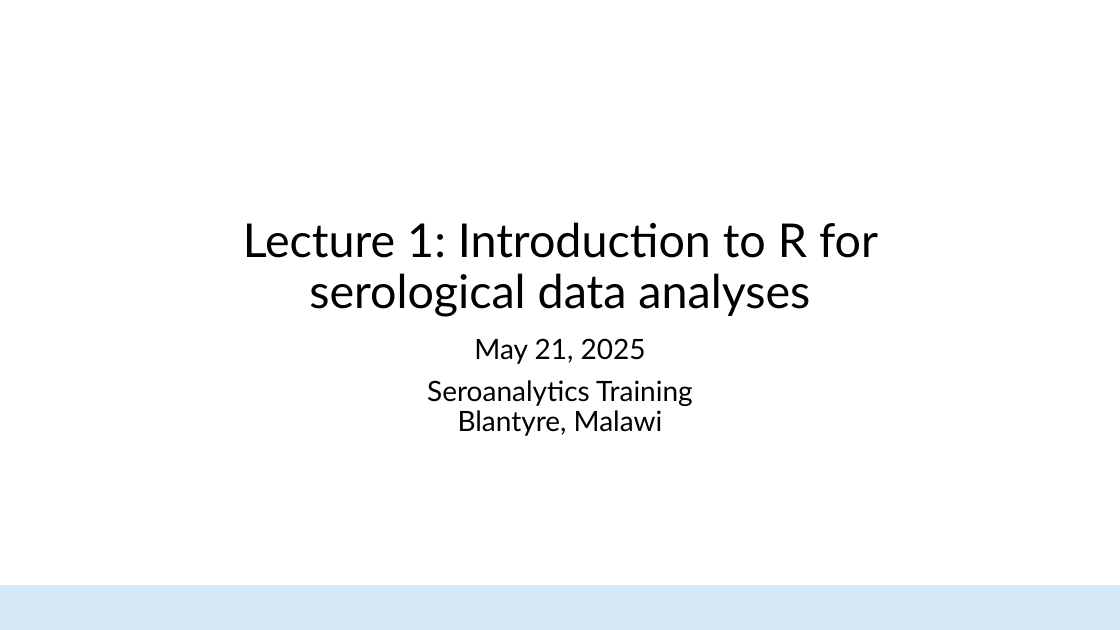
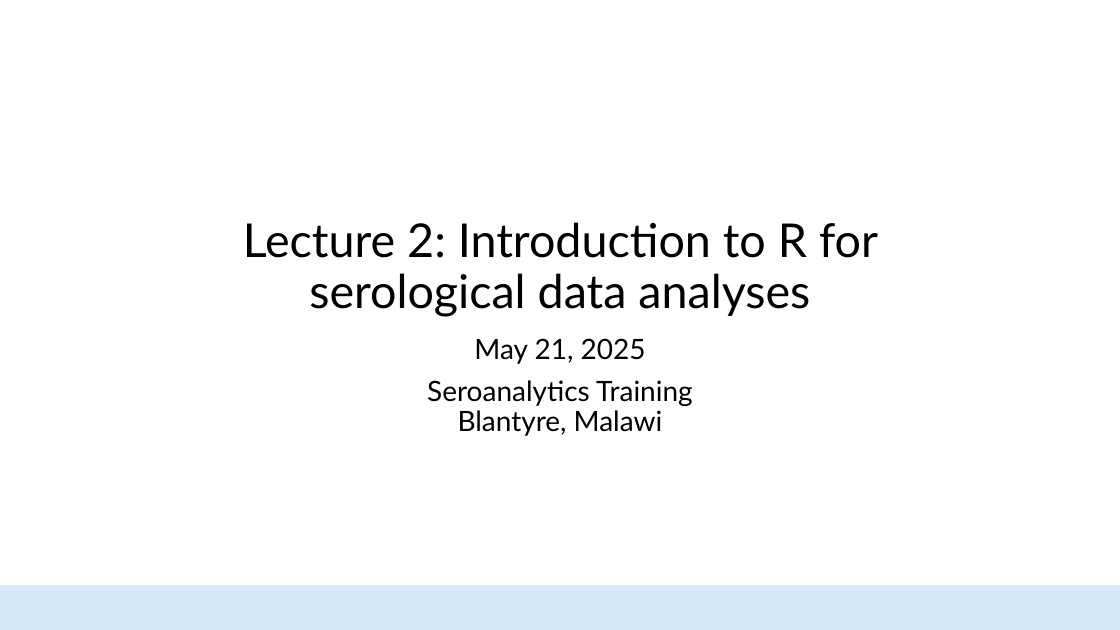
Before and after one commit to HopkinsIDD/seroanalytics_workshop, a slide deck: slide 1 of Lecture 2/Lecture 2.pptx. Drawn at 1120x630 pixels with LibreOffice and Linux fonts; fonts in the diff are those of the drawing; background and template pictures are left out. Boxes give left, top, right and bottom in pixels: in the first picture for what was removed or moved away, otherwise in the second. Text is boxed around its words. In the diff, an @@ line names an element or a change of style, - is before the commit and + after.

```diff
--- a/Lecture 2/Lecture 2.pptx
+++ b/Lecture 2/Lecture 2.pptx
@@ title at bbox=[243, 222, 878, 317]: text changed @@
-Lecture 1: Introduction to R for serological data analyses
+Lecture 2: Introduction to R for serological data analyses
```
Also in this commit, not shown: 1 other file.
